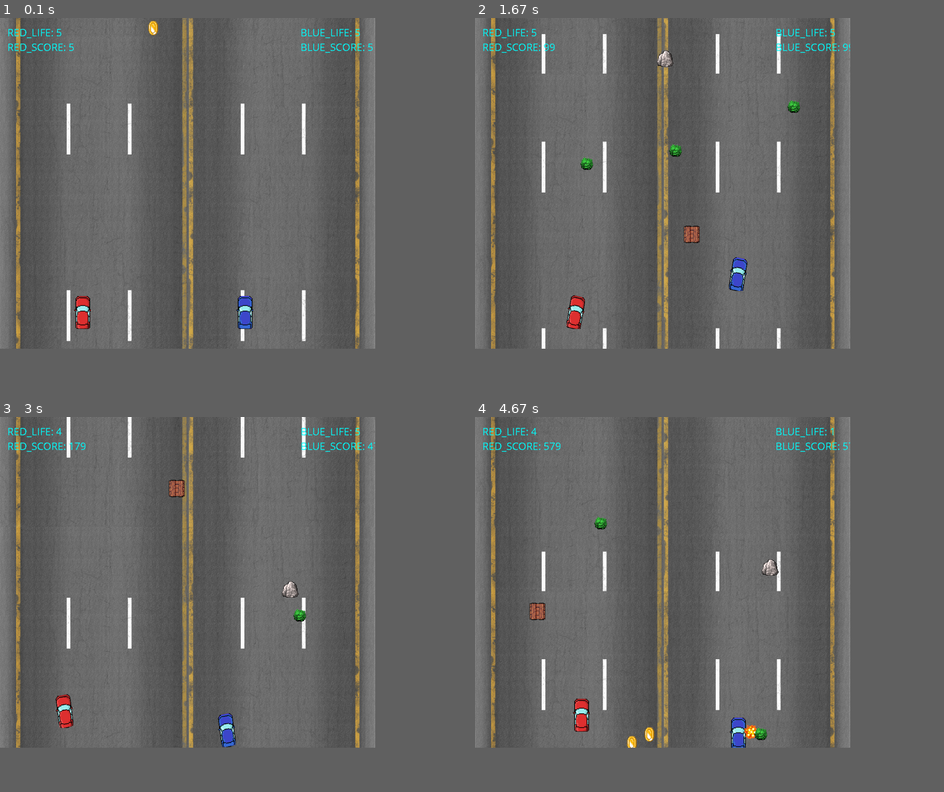
Above: before the commit, frames 1-4 (two rows, left to right).
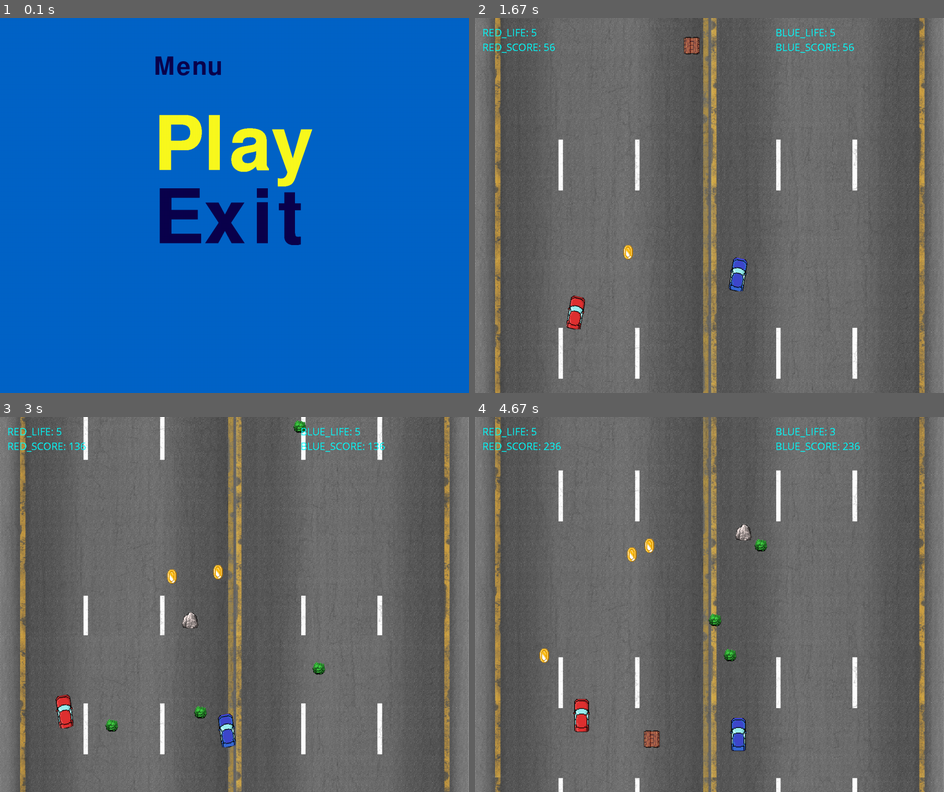
Above: after the commit, the same moments.

Repository: arturabgaryan/Gonochki
Game: pygame game, started from main.py
Two runs of this game, one before a commit and one after it. Both use one fixed random seed, a clock stepped at 60 frames per second and the inputs below.
Inputs (mouse positions are in pixels of both pictures, inside the frame that each line leads up to):
- Up to frame 1 (0.1 s): no input
- Up to frame 2 (1.67 s): click (676, 138) at 0.38 s; click (676, 138) at 0.72 s; hold Up 1-1.47 s; move the mouse to (859, 194) at 1.03 s; hold Right from 1.5 s (still down); hold D from 1.5 s (still down)
- Up to frame 3 (3 s): release Right at 1.97 s; release D at 1.97 s; hold Left 2-2.53 s; hold A 2-2.53 s; hold Down 2.57-2.87 s; hold S 2.57-2.87 s; hold Left from 2.9 s (still down); hold A from 2.9 s (still down)
- Up to frame 4 (4.67 s): release Left at 3.3 s; release A at 3.3 s; hold Up 3.33-3.7 s; hold W 3.33-3.7 s; hold Right 3.73-4.37 s; hold D 3.73-4.37 s
In our replay, the window is 720x635 before the commit and 900x720 after it. These sizes can differ from the game's own. Grey fills any space a smaller window leaves; there, only what the larger window draws over its background counts as a difference.

The runs differ from the first frame. In frame 1, 71% of the frame differs, in the area x 0-80%, y 0-89%; in frame 2, 22%; in frame 3, 22%; in frame 4, 24%.

Commit message:
Меню + норм архитектура

Diff:
--- a/main.py
+++ b/main.py
@@ -4,14 +4,31 @@
 import time
 from pygame.transform import scale
 sys.path.append('scripts/')
+from menu import Menu
 from objects import Car, Coins, Explosion, Bushes
+
+
 pygame.init()
+pygame.font.init()
+pygame.display.init()
+window = pygame.display.set_mode((1280, 1024))
+pygame.display.set_caption('Archer')
+menu = pygame.Surface((1280, 1024))
+
+
+game = Menu()
+game.menu()
+
+
+
 # фон
-gameover = scale(pygame.image.load('static/img/gameover.jpg'),(1024,904))
-screen = pygame.display.set_mode((1024, 904))
-bg = pygame.image.load('static/img/дорога.jpg').convert_alpha()
+gameover = scale(pygame.image.load('static/img/gameover.jpg'),(1280, 1024))
+screen = pygame.display.set_mode((1280, 1024))
+bg = scale(pygame.image.load('static/img/дорога.jpg').convert_alpha(), (1280, 1024))
 screen.blit(bg, (0, 0))
 screen.set_alpha(None)
+
+
 
 # иконка
 img = pygame.image.load('static/img/car.png').convert_alpha()
@@ -40,6 +57,9 @@
 font = pygame.font.SysFont('Comic Sans MS', 30)
 f = 0
 f2 = -1024
+
+paused = True
+
 while True:
     screen.blit(bg, (0, f))
     screen.blit(bg, (0, f2))
--- a/scripts/menu.py
+++ b/scripts/menu.py
@@ -9,9 +9,11 @@
 
 
 class Menu:
-    def __init__(self, captions, punkts=[(400, 350, u'Punkt', (250, 250, 30), (250, 30, 250))]):
-        self.captions = captions
-        self.punkts = punkts
+    def __init__(self):
+        self.captions = [(420, 100, u'Menu', (11, 0, 77), (250, 250, 30), 0, (None, 100))]
+        self.punkts = [(420, 250, u'Play', (11, 0, 77), (250, 250, 30), 0, (None, 300)),
+                  (420, 450, u'Exit', (11, 0, 77), (250, 250, 30), 1, (None, 300))]
+
 
     def render(self, poverhnost, num_punkt, p):
         punkts = p
@@ -62,8 +64,6 @@
             pygame.time.delay(5)
 
 
-punkts = [(420, 250, u'Play', (11, 0, 77), (250, 250, 30), 0, (None, 300)),
-          (420, 450, u'Exit', (11, 0, 77), (250, 250, 30), 1, (None, 300))]
-captions = [(420, 100, u'Menu', (11, 0, 77), (250, 250, 30), 0, (None, 100))]
-game = Menu(captions, punkts)
+
+game = Menu()
 game.menu()
--- a/scripts/objects.py
+++ b/scripts/objects.py
@@ -130,7 +130,6 @@
             screen.blit(self.images[self.index], (self.rect.x, self.rect.y))
             self.index += 1
 
-
 class Bushes(pygame.sprite.Sprite):
     def __init__(self, x, y, speed):
         pygame.sprite.Sprite.__init__(self)
